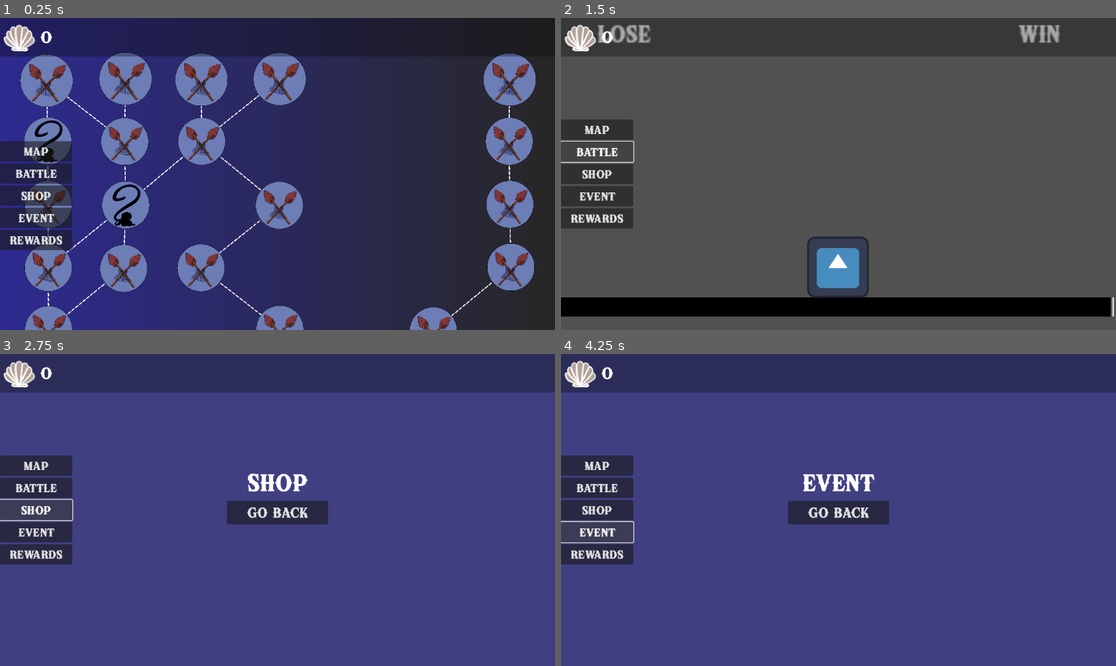
Above: before the commit, frames 1-4 (two rows, left to right).
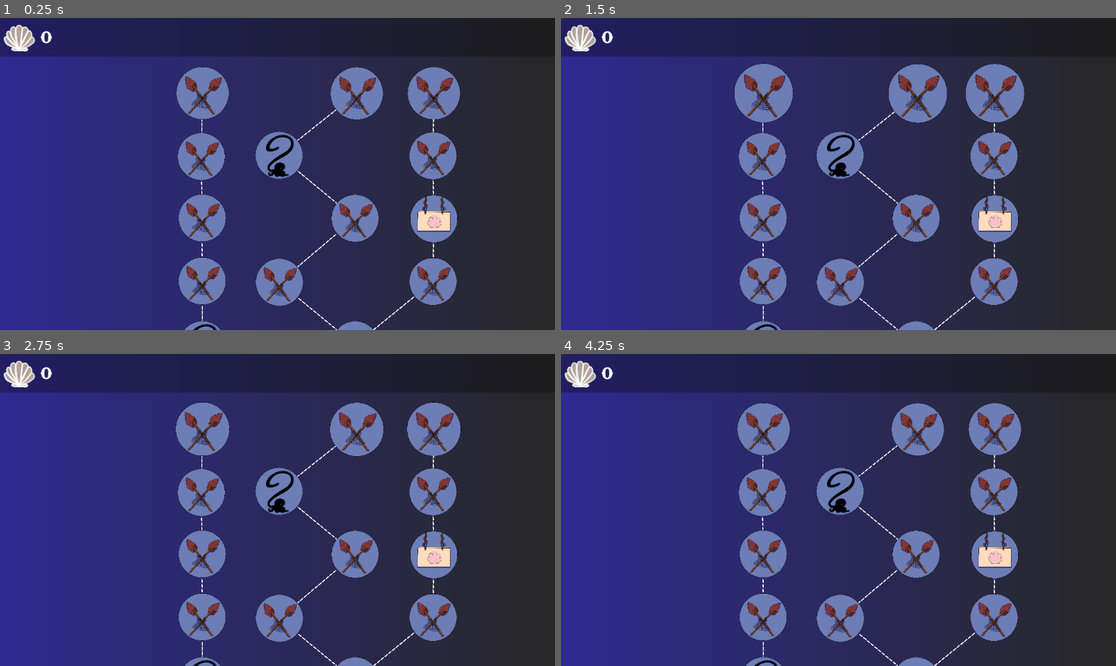
Above: after the commit, the same moments.

Repository: Yessix3/TalesFromDeep
Game: Godot game, scene res://maptree/GameManager/game_manager.tscn
Two runs of this game, one before a commit and one after it. Both use one fixed random seed, a clock stepped at 60 frames per second and the inputs below. This scene is started directly instead of the project's main scene. The engine's default icon, where the game draws it, is replaced by a stand-in: a white triangle on a blue panel in a dark square.
Inputs (mouse positions are in pixels of both pictures, inside the frame that each line leads up to):
- Up to frame 1 (0.25 s): no input
- Up to frame 2 (1.5 s): click (599, 152) at 0.5 s, where only the run before the commit has a clickable "Map"; click (599, 174) at 1.25 s, where only the run before the commit has a clickable "Battle"
- Up to frame 3 (2.75 s): click (38, 510) at 2 s, where only the run before the commit has a clickable "Shop"
- Up to frame 4 (4.25 s): click (838, 513) at 2.75 s, where only the run before the commit has a clickable "Go Back"; click (599, 553) at 3.5 s, where only the run before the commit has a clickable "Event"

The runs differ from the first frame. In frame 1, 33% of the frame differs, in the area x 0-97%, y 10-100%; in frame 2, 99%, in the area x 0-100%, y 0-100%; in frame 3, 67%; in frame 4, 67%.
Error before the commit: Invalid access to property or key 'next_rooms' on a base object of type 'Nil'. (res://maptree/mapTree/map_tree.gd:108)

Commit message:
Angefangen mit Auswahlsystem der Levels

Diff:
--- a/maptree/GameManager/game_manager.gd
+++ b/maptree/GameManager/game_manager.gd
@@ -14,11 +14,6 @@
 
 @onready var current_view: Node = $CurrentView
 @onready var shells_ui: ShellsUI = $TopBar/BarItems/ShellsUI
-@onready var battle_button: Button = $VBoxContainer/BattleButton
-@onready var event_button: Button = $VBoxContainer/EventButton
-@onready var map_button: Button = $VBoxContainer/MapButton
-@onready var rewards_button: Button = $VBoxContainer/RewardsButton
-@onready var shop_button: Button = $VBoxContainer/ShopButton
 
 var status: RunStatus
 
@@ -72,12 +67,6 @@
 	EventManager.map_exited.connect(_on_map_exited)
 	EventManager.shop_exited.connect(_show_map)
 
-	battle_button.pressed.connect(_change_view.bind(BATTLE_SCENE))
-	event_button.pressed.connect(_change_view.bind(EVENT_SCENE))
-	map_button.pressed.connect(_show_map)
-	rewards_button.pressed.connect(_change_view.bind(BATTLE_REWARD_SCENE))
-	shop_button.pressed.connect(_change_view.bind(SHOP_SCENE))
-
 func _setup_top_bar():
 	shells_ui.run_status = status
 
--- a/maptree/GameManager/game_manager.tscn
+++ b/maptree/GameManager/game_manager.tscn
@@ -12,43 +12,6 @@
 [node name="MapTree" parent="." instance=ExtResource("3_sq34f")]
 
 [node name="CurrentView" type="Node" parent="."]
-
-[node name="VBoxContainer" type="VBoxContainer" parent="."]
-anchors_preset = 9
-anchor_bottom = 1.0
-offset_right = 150.0
-grow_vertical = 2
-alignment = 1
-
-[node name="MapButton" type="Button" parent="VBoxContainer"]
-unique_name_in_owner = true
-layout_mode = 2
-theme_override_font_sizes/font_size = 25
-text = "Map"
-
-[node name="BattleButton" type="Button" parent="VBoxContainer"]
-unique_name_in_owner = true
-layout_mode = 2
-theme_override_font_sizes/font_size = 25
-text = "Battle"
-
-[node name="ShopButton" type="Button" parent="VBoxContainer"]
-unique_name_in_owner = true
-layout_mode = 2
-theme_override_font_sizes/font_size = 25
-text = "Shop"
-
-[node name="EventButton" type="Button" parent="VBoxContainer"]
-unique_name_in_owner = true
-layout_mode = 2
-theme_override_font_sizes/font_size = 25
-text = "Event"
-
-[node name="RewardsButton" type="Button" parent="VBoxContainer"]
-unique_name_in_owner = true
-layout_mode = 2
-theme_override_font_sizes/font_size = 25
-text = "Rewards"
 
 [node name="TopBar" type="CanvasLayer" parent="."]
 layer = 3
--- /dev/null
+++ b/maptree/custom_resources/battle_status.gd
@@ -0,0 +1,18 @@
+class_name BattleStatus
+extends Resource
+
+ # bestimmt schwierigkeit des Levels, kommt bei uns darauf an welche Lösung wir
+ # nehmen die Levels zu zu weisen: A) in jedem Layer wird random von Level-Pool
+ # gewählt (hier wird battle_tier nicht benötigt), B) Level wird in Kategorien
+ # leicht-schwer eingeteilt (hier ist battle_tier die Kategorie)
+ # C) für jeden Layer eine Levelkategorie
+@export_range(0,2) var battle_tier: int
+@export_range(0.0, 10.0) var weight: float
+@export var gold_reward_min: int
+@export var gold_reward_max: int
+@export var enemies: PackedScene
+
+var accumulated_weight: float = 0.0
+
+func roll_gold_reward() -> int:
+    return randi_range(gold_reward_min, gold_reward_max)
--- a/maptree/mapTree/map_generator.gd
+++ b/maptree/mapTree/map_generator.gd
@@ -4,12 +4,12 @@
 const X_DIST := 160              # amount of pixels between the nodes
 const Y_DIST := 130              # amount of pixels between floors
 const PLACEMENT_RANDOMNESS := 5 # amount of pixels that nodes are allowed to move at their place
-const FLOORS := 15              # number of rows
-const MAP_WIDTH := 7            # number of columns
-const PATHS := 6                # maximum number of paths
+const FLOORS := 10              # number of rows
+const MAP_WIDTH := 5            # number of columns
+const PATHS := 4                # maximum number of paths
 const FIGHT_ROOM_WEIGHT := 10.0
-const SHOP_ROOM_WEIGHT := 2.5
-const EVENT_ROOM_WEIGHT := 4.0
+const SHOP_ROOM_WEIGHT := 4
+const EVENT_ROOM_WEIGHT := 6.5
 
 var random_room_type_weights = {
     Room.Type.FIGHT: 0.0,
@@ -64,7 +64,7 @@
     var y_coordinates: Array[int]
     var unique_points: int = 0
 
-    while unique_points < 2:
+    while unique_points < 3:
         unique_points = 0
         y_coordinates = []
 
@@ -147,16 +147,20 @@
                     _set_room_randomly(next_room)
 
 func _set_room_randomly(room_to_set: Room) -> void:
-    var consecutive_shop := true
+    var invalid := true
 
     var type_candidate: Room.Type
 
-    while consecutive_shop:
+    while invalid:
         type_candidate = _get_random_room_type_by_weights()
         var is_shop := type_candidate == Room.Type.SHOP
         var has_shop_parent := _room_has_parents_of_type(room_to_set, Room.Type.SHOP)
 
-        consecutive_shop = is_shop and has_shop_parent
+        var consecutive_shop = is_shop and has_shop_parent
+
+        var forbidden_boss_minus_2 := (room_to_set.row == FLOORS -3) and is_shop
+
+        invalid = consecutive_shop or forbidden_boss_minus_2
 
     room_to_set.type = type_candidate
 
--- a/maptree/mapTree/map_tree.gd
+++ b/maptree/mapTree/map_tree.gd
@@ -6,7 +6,7 @@
 const MAP_LINE = preload("res://maptree/mapTree/map_line.tscn")
 
 ###############
-const CAMERA_MARGIN_TOP := 450.0
+const CAMERA_MARGIN_TOP := 480.0
 const CAMERA_MARGIN_BOTTOM := -80.0
 ##########
 
Not shown, added: maptree/custom_resources/battle_status.gd.uid
